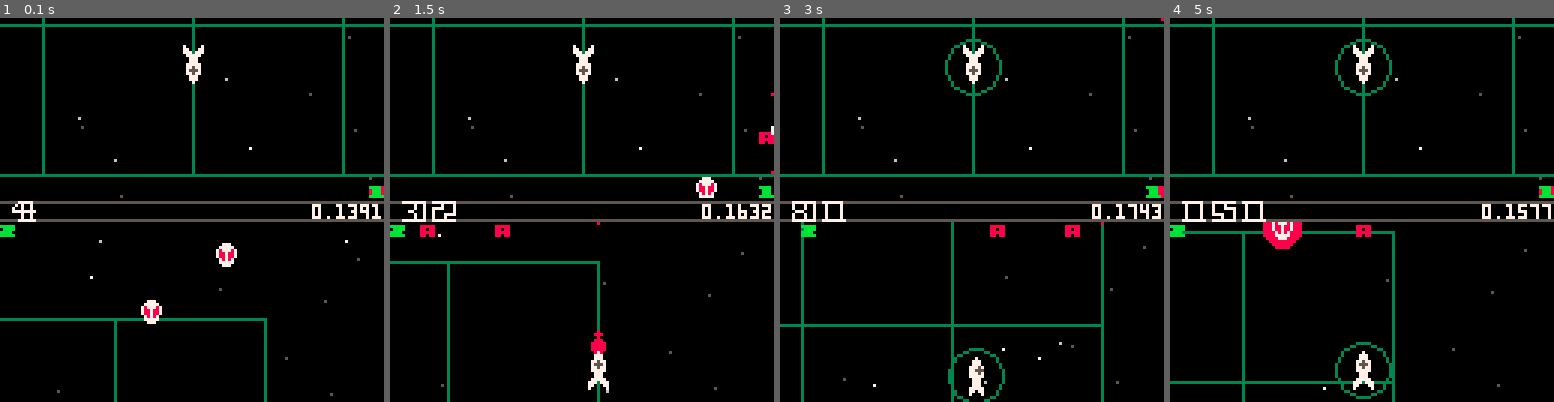
Above: before the commit, frames 1-4 (left to right).
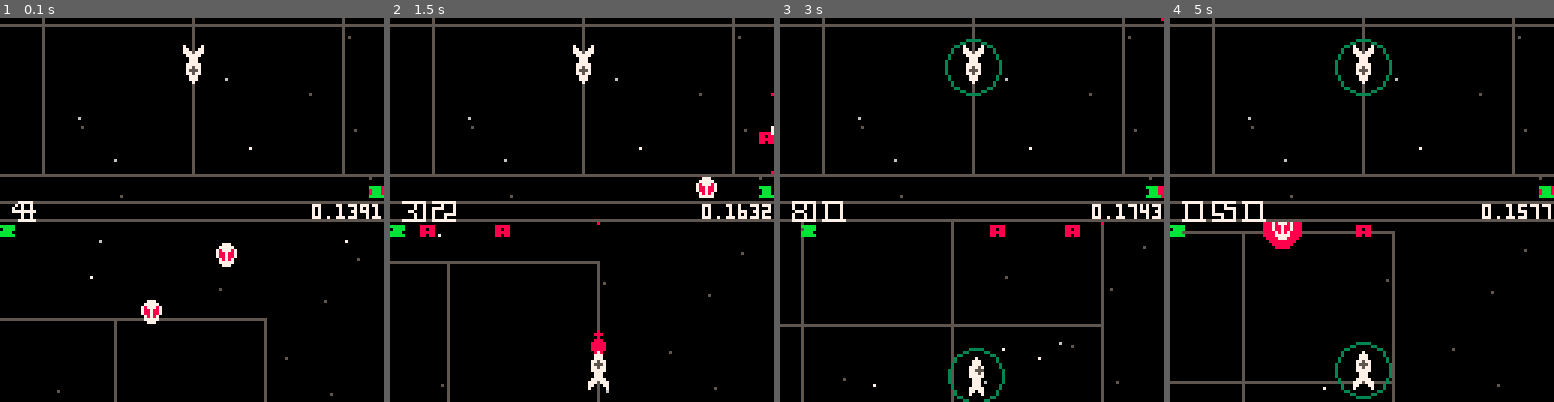
Above: after the commit, the same moments.

Repository: catnipped/friendlyfire
Game: PICO-8 cartridge friendlyfire.p8
Same seed, same stepped clock (60 frames per second), same inputs: the game is played once before the commit and once after it.
Inputs:
- Up to frame 1 (0.1 s): no input
- Up to frame 2 (1.5 s): tap O (Z key) at 0.33, 0.7, 1.43 s
- Up to frame 3 (3 s): hold Left 1.97-2.37 s; tap O (Z key) at 2.22 s; hold Down 2.42-2.82 s; hold Right from 2.87 s (still down)
- Up to frame 4 (5 s): tap O (Z key) at 3.1, 3.98, 4.87 s; release Right at 3.53 s; hold Up 3.58-4.08 s; hold Right 4.13-4.53 s; hold Down from 4.58 s (still down)

The runs differ from the first frame. In frame 1, 3.3% of the frame differs, in the area x 0-100%, y 0-100%; in frame 2, 3.3%; in frame 3, 4.1%; in frame 4, 3.8%.

Commit message:
filter on new entity projs

Diff:
--- a/friendlyfire.p8
+++ b/friendlyfire.p8
@@ -24,7 +24,7 @@
 			{ id = 1,
 				x = 100,
 				y = 100,
-				rad = 4 ,
+				rad = 9,
 				vx = 0,
 				vy = 0,
 				cam = {
@@ -38,7 +38,7 @@
 			{ id = 2,
 				x = 0,
 				y = 0,
-				rad = 4,
+				rad = 9,
 				vx = 0,
 				vy = 0,
 				cam = {
@@ -258,15 +258,14 @@
 end
 
 function updateProjectiles(projs, events, players, enemies)
-	local lprojs = projs
-	if #lprojs > 0 then
-		lprojs = funmap(lprojs, function(lproj)
+	local lprojs = {}
+	if #projs > 0 then
+		lprojs = funmap(projs, function(lproj)
 			lproj.x += lproj.vector[1] * lproj.velocity
 			lproj.y += lproj.vector[2] * lproj.velocity
 			local collision = projCollisionCheck(lproj, players, enemies)
 			if collision.x != nil then
 				add(events, {type = "collision", object = collision})
-				printh("delete this")
 			else
 				return lproj
 			end
@@ -388,10 +388,10 @@
 	local box = const.bounds[p.id]
 	if every(2,0) then
 		for x = box.x,box.x+box.w,50 do
-			line(x,box.y,x,box.y+box.h,3)
+			line(x,box.y,x,box.y+box.h,5)
 		end
 		for y = box.y,box.y+box.h,50 do
-			line(box.x,y,box.x+box.w,y,3)
+			line(box.x,y,box.x+box.w,y,5)
 		end
 		-- rect(box.x,box.y,box.x+box.w,box.y+box.h,11)
 	end
